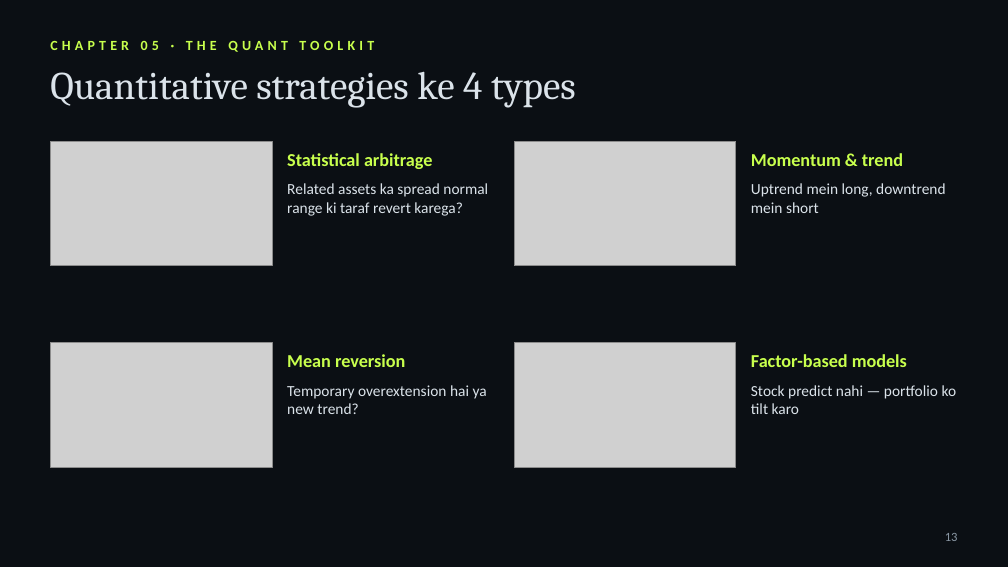
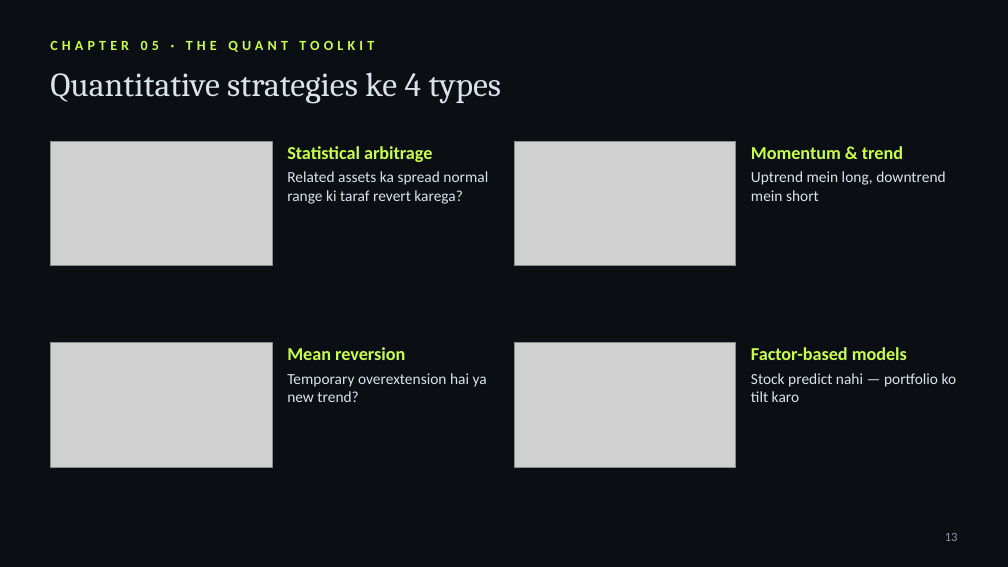
Before and after one commit to kashishchoudhary218-bot/nomi-trades-app, a slide deck: slide 13 of video/jim-simons-documentary/deck/The-Mathematicians-Edge-Hinglish.pptx. Drawn at 1008x567 pixels with LibreOffice and Linux fonts; fonts in the diff are those of the drawing; grey boxes stand for pictures. Boxes give left, top, right and bottom in pixels: in the first picture for what was removed or moved away, otherwise in the second. Text is boxed around its words. In the diff, an @@ line names an element or a change of style, - is before the commit and + after.

```diff
--- a/video/jim-simons-documentary/deck/The-Mathematicians-Edge-Hinglish.pptx
+++ b/video/jim-simons-documentary/deck/The-Mathematicians-Edge-Hinglish.pptx
@@ text "Quantitative strategies ke 4 types" at [50, 72, 502, 104]: size 28 to 24 pt @@
@@ text at [287, 146, 432, 162]: paragraph added @@
+Statistical arbitrage
@@ text "Statistical arbitrage": place and size @@
-text "Statistical arbitrage" at [287, 183, 488, 216]
+text "Statistical arbitrage" at [287, 146, 488, 204]
@@ text at [751, 146, 903, 159]: paragraph added @@
+Momentum & trend
@@ text "Momentum & trend": place and size @@
-text "Momentum & trend" at [751, 183, 945, 213]
+text "Momentum & trend" at [751, 146, 945, 201]
@@ text removed at [287, 153, 432, 169] @@
-Statistical arbitrage
@@ text removed at [751, 153, 903, 166] @@
-Momentum & trend
@@ text at [287, 347, 405, 360]: paragraph added @@
+Mean reversion
@@ text "Mean reversion": place and size @@
-text "Mean reversion" at [287, 385, 487, 414]
+text "Mean reversion" at [287, 347, 487, 402]
@@ text removed at [287, 354, 405, 367] @@
-Mean reversion
@@ text at [751, 347, 907, 360]: paragraph added @@
+Factor-based models
@@ text "Factor-based models": place and size @@
-text "Factor-based models" at [751, 385, 957, 414]
+text "Factor-based models" at [751, 347, 957, 402]
@@ text removed at [751, 354, 907, 367] @@
-Factor-based models
```
Also in this commit, not shown: 20 other slides changed, 3 other files.
